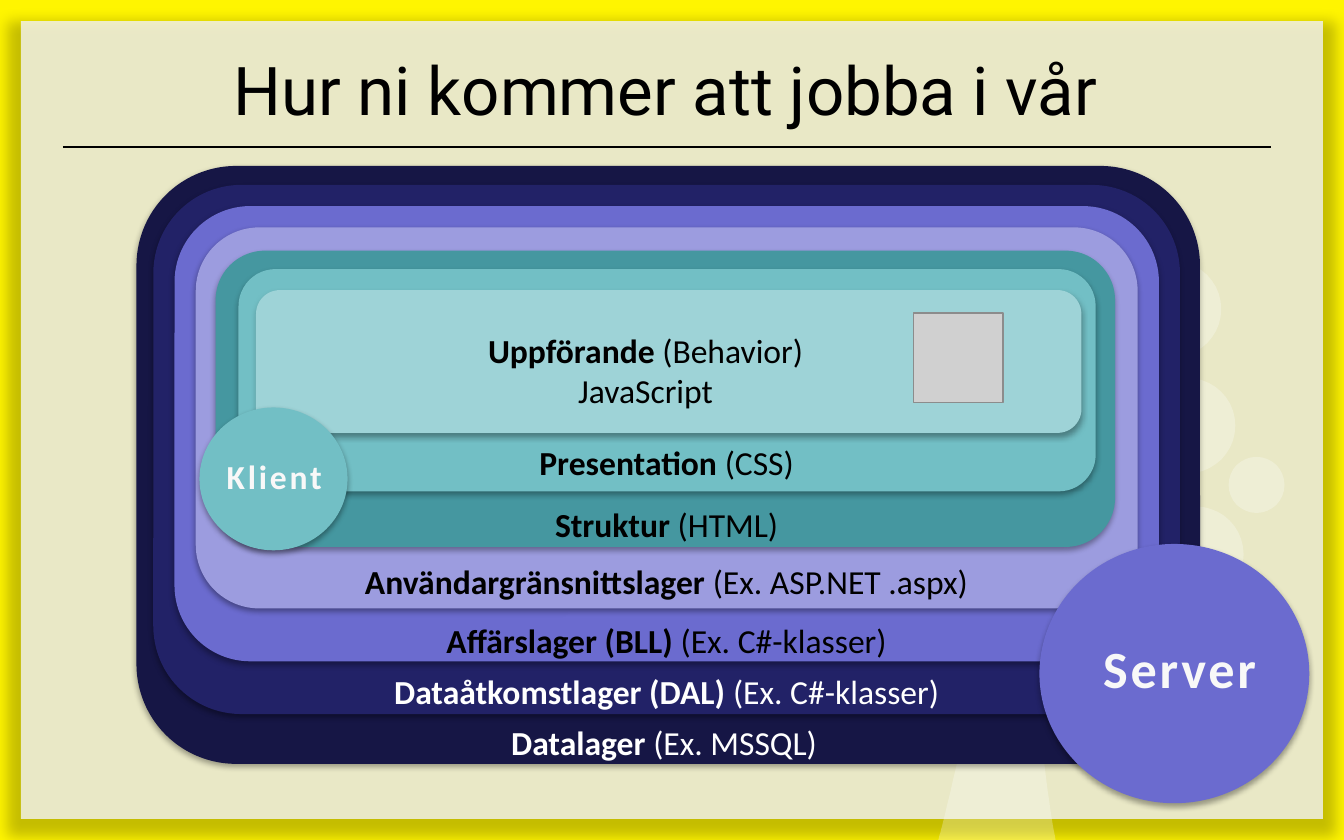
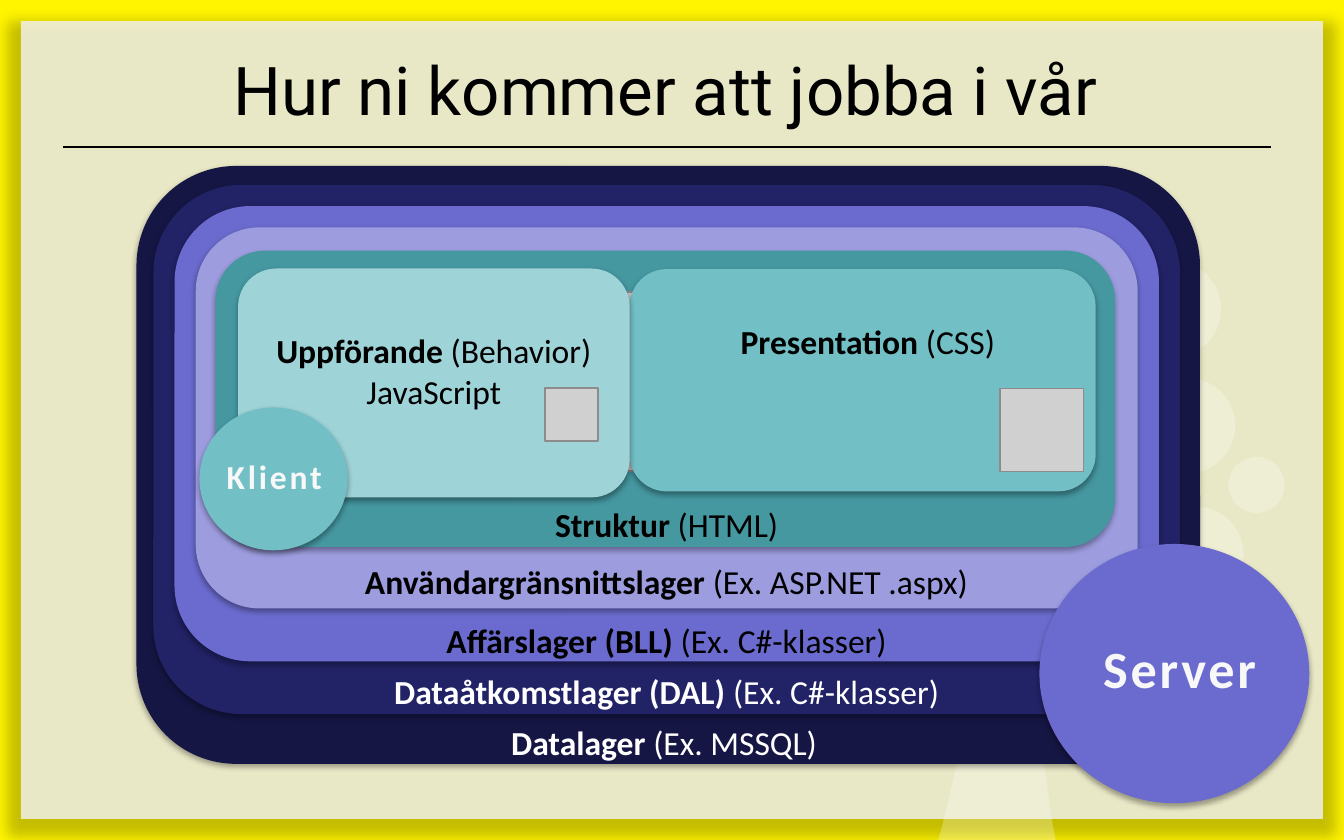
Before and after one commit to Leitet/Kursmaterial-JavaScript, a slide deck: slide 3 of lectures/E06-Why-We-Fight/E06 - Why We Fight.pptx. Drawn at 1344x840 pixels with LibreOffice and Linux fonts; fonts in the diff are those of the drawing; grey boxes stand for pictures. Boxes give left, top, right and bottom in pixels: in the first picture for what was removed or moved away, otherwise in the second. Text is boxed around its words. In the diff, an @@ line names an element or a change of style, - is before the commit and + after.

Commit message:
Mindre

```diff
--- a/lectures/E06-Why-We-Fight/E06 - Why We Fight.pptx
+++ b/lectures/E06-Why-We-Fight/E06 - Why We Fight.pptx
@@ rounded rectangle: place and size @@
-rounded rectangle at (257,290,1082,433)
+rounded rectangle at (238,269,629,497)
@@ rounded rectangle: place and size @@
-rounded rectangle at (238,269,1095,491)
+rounded rectangle at (630,269,1097,491)
@@ picture added at (578,292,757,470) @@
@@ text "Uppförande (Behavior) JavaScript": place and size @@
-text "Uppförande (Behavior) JavaScript" at (488,338,803,409)
+text "Uppförande (Behavior) JavaScript" at (276,338,592,410)
@@ text "Presentation (CSS)": place and size @@
-text "Presentation (CSS)" at (539,450,794,480)
+text "Presentation (CSS)" at (741,329,995,359)
@@ picture: place and size @@
-picture at (914,313,1004,403)
+picture at (546,388,598,441)
@@ picture: place and size @@
-picture at (598,292,734,427)
+picture at (1000,388,1083,472)
```
